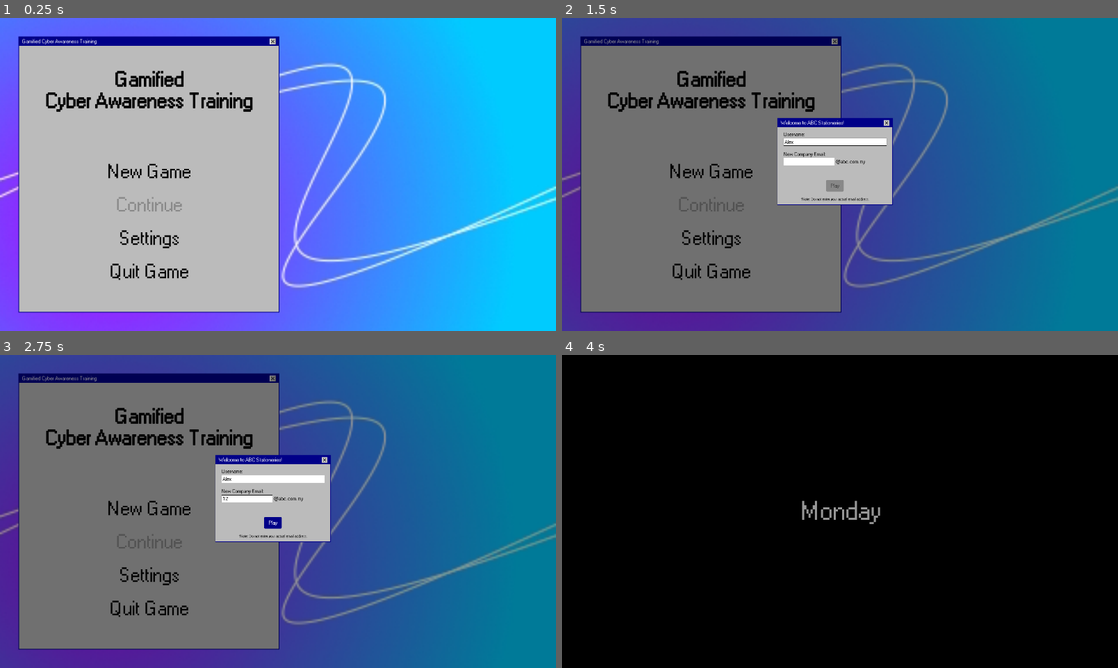
Above: before the commit, frames 1-4 (two rows, left to right).
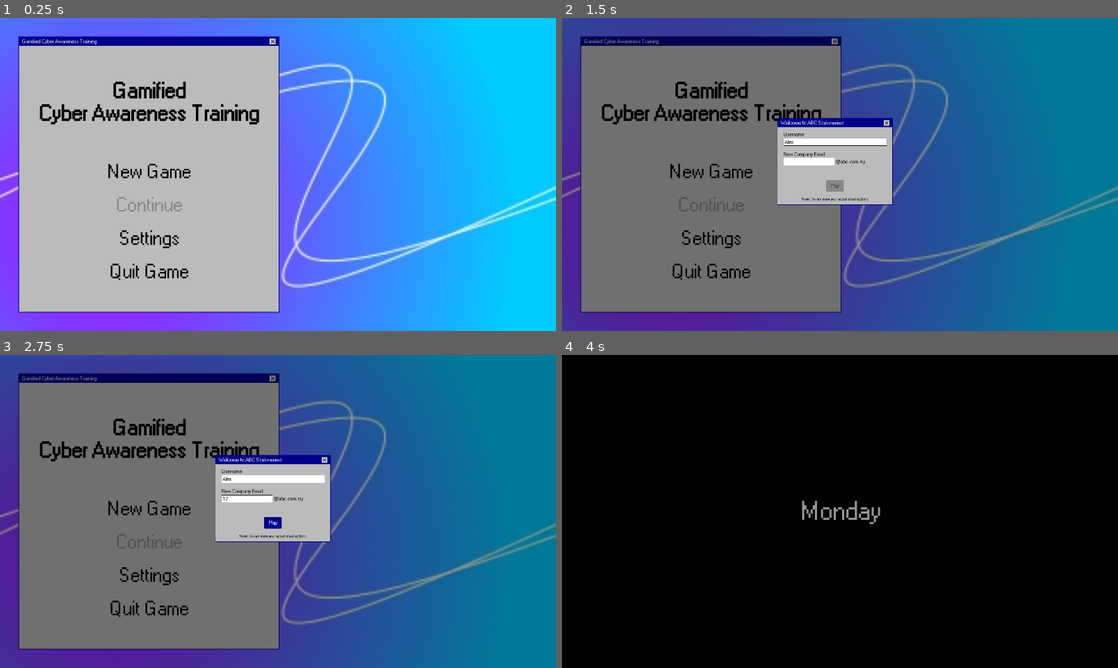
Above: after the commit, the same moments.

Repository: Wong-Kai-Lun/gamified-cybersecurity-awareness-training
Game: Godot game, scene res://game/main_menu/main_menu.tscn
Same seed, same stepped clock (60 frames per second), same inputs: the game is played once before the commit and once after it.
Inputs (mouse positions are in pixels of both pictures, inside the frame that each line leads up to):
- Up to frame 1 (0.25 s): no input
- Up to frame 2 (1.5 s): click "New Game" at 0.5 s; click (834, 143) at 1.27 s; type "Alex" at 1.35 s
- Up to frame 3 (2.75 s): click (244, 498) at 1.5 s; type "12" at 1.58 s; click "New Game" at 2 s
- Up to frame 4 (4 s): click "Play" at 2.75 s; click "Inv" at 3.5 s

The runs differ from the first frame. In frame 1, 2.5% of the frame differs, in the area x 7-47%, y 16-34%; in frame 2, 2.3%; in frame 3, 2.3%; in frame 4, nothing differs.

Commit message:
Minor Adjustment: main_menu & file Font Size

Diff:
--- a/godot/game/main_game/programs/file/file.tscn
+++ b/godot/game/main_game/programs/file/file.tscn
@@ -71,7 +71,7 @@
 layout_mode = 2
 size_flags_vertical = 3
 theme_override_colors/font_color = Color(0, 0, 0, 1)
-theme_override_font_sizes/font_size = 13
+theme_override_font_sizes/font_size = 15
 text = "File Name"
 horizontal_alignment = 1
 vertical_alignment = 1
--- a/godot/game/main_menu/main_menu.tscn
+++ b/godot/game/main_menu/main_menu.tscn
@@ -60,12 +60,12 @@
 offset_left = 2.0
 offset_top = 96.0
 offset_right = -3.0
-offset_bottom = 275.0
+offset_bottom = 357.0
 grow_horizontal = 2
 theme_override_colors/font_color = Color(0, 0, 0, 1)
 theme_override_colors/font_outline_color = Color(0, 0, 0, 1)
 theme_override_constants/outline_size = 5
-theme_override_font_sizes/font_size = 64
+theme_override_font_sizes/font_size = 68
 text = "Gamified
 Cyber Awareness Training"
 horizontal_alignment = 1
